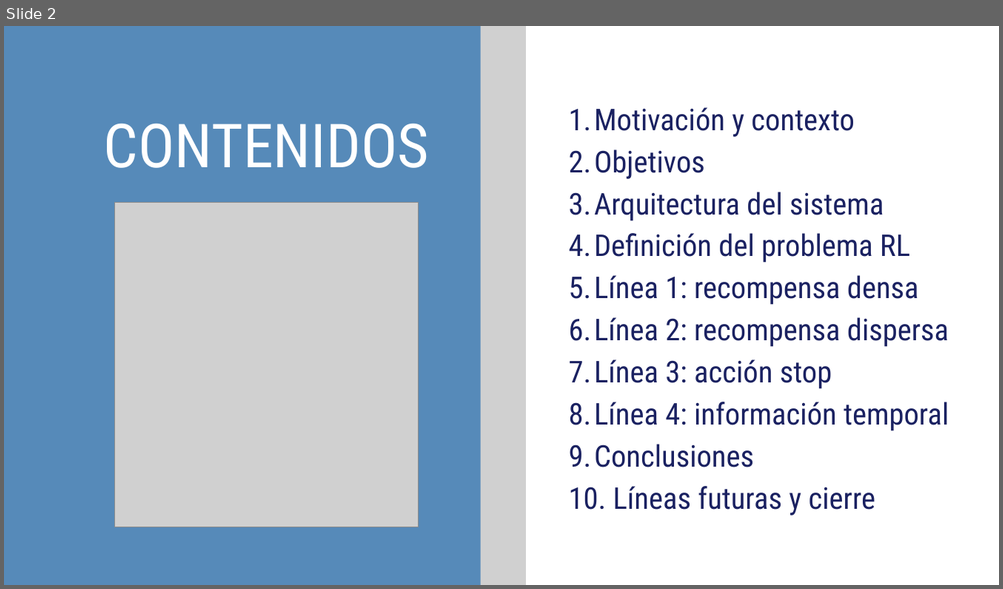
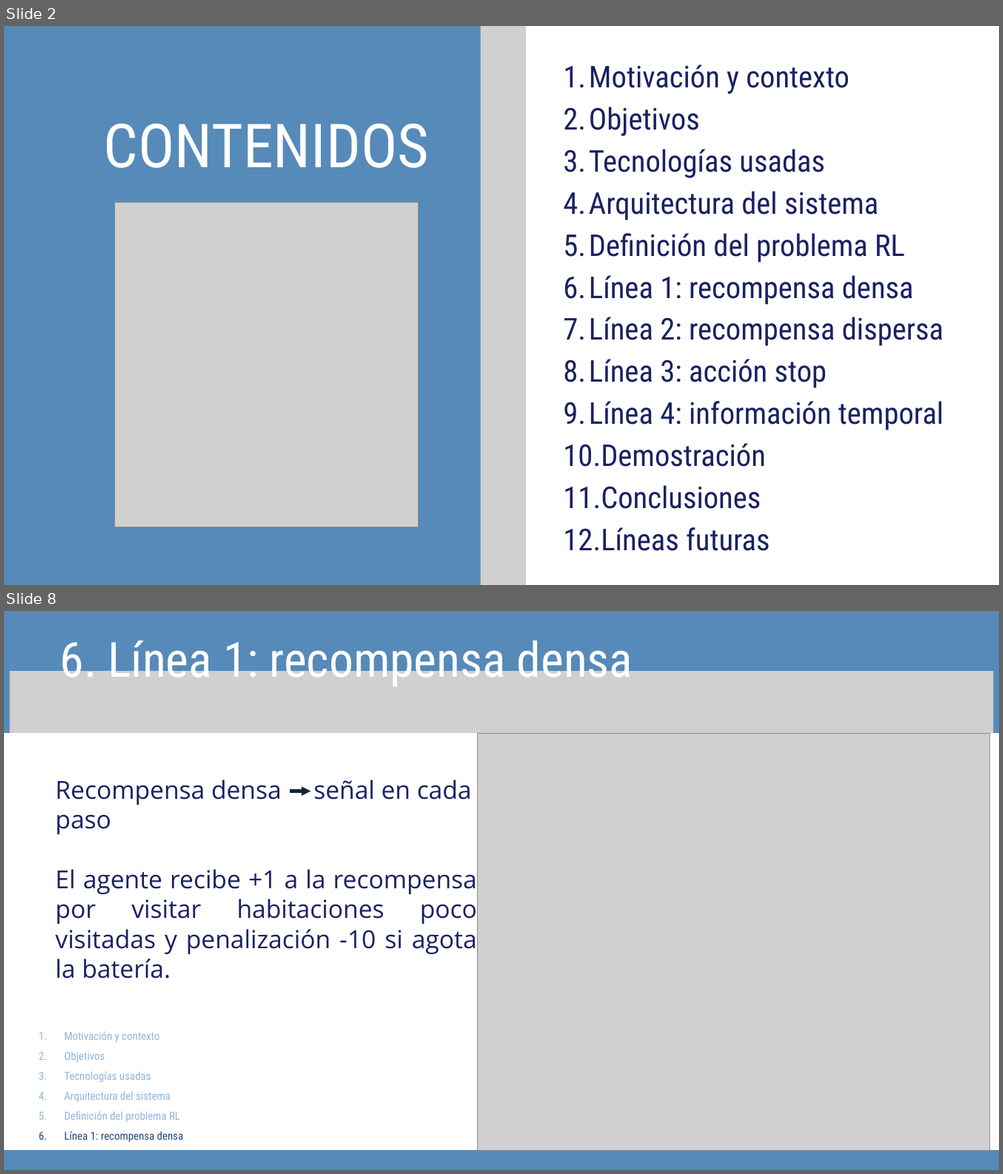
Before and after one commit to davidsolero/TFG-Coppelia-Reinforcement-Learning, a slide deck: redaccion/defensa/Presentación Trabajo Final Tesis Profesional Moderna Sencilla Azul .pptx. Shown one above the other, each under a label of ours: slide 2 before the commit, slides 2 and 8 after it; the slides between them are not shown. The pictures are 1003x589 and 1003x1174 pixels, drawn with LibreOffice and Linux fonts; fonts in the diff are those of the drawing; grey boxes stand for pictures. Boxes give left, top, right and bottom in pixels: in the first picture for what was removed or moved away, otherwise in the second. Text is boxed around its words. In the diff, an @@ line names an element or a change of style, - is before the commit and + after.

```diff
--- a/redaccion/defensa/Presentación Trabajo Final Tesis Profesional Moderna Sencilla Azul .pptx
+++ b/redaccion/defensa/Presentación Trabajo Final Tesis Profesional Moderna Sencilla Azul .pptx
@@ slide 8 added at <box>4,611,999,1170</box>, background #568AB9 @@
@@ text added at <box>60,640,632,689</box>, 70.3 pt, text #FFFFFF @@
+6. Línea 1: recompensa densa
@@ picture added at <box>9,671,993,760</box> @@
@@ freeform shape added at <box>4,733,999,1150</box>, fill #FFFFFF @@
@@ picture added at <box>477,733,989,1151</box> @@
@@ text added at <box>55,780,477,979</box>, 36 pt, text #1A2161 @@
+Recompensa densa señal en cada paso
+El agente recibe +1 a la recompensa por visitar habitaciones poco visitadas y penalización -10 si agota la batería.
@@ arrow added from (290, 791) to (311, 791), #0F243E 4.5 pt @@
@@ text added at <box>64,1032,183,1142</box>, 16 pt, text #8EB4E3 @@
+  1. Motivación y contexto
+  2. Objetivos
+  3. Tecnologías usadas
+  4. Arquitectura del sistema
+  5. Definición del problema RL
+  6. Línea 1: recompensa densa
@@ slide 2 changed as well @@
@@ freeform shape at <box>525,26,999,585</box>: outline redrawn @@
@@ text "Motivación y contexto": place and size @@
-text "Motivación y contexto" at <box>569,107,948,516</box>
+text "Motivación y contexto" at <box>563,64,943,551</box>
@@ text at <box>563,149,825,178</box>: paragraph added @@
+  3. Tecnologías usadas
@@ text at <box>563,443,765,467</box>: paragraph added @@
+  10. Demostración
@@ text at <box>563,528,770,551</box>: text changed @@
-  10. Líneas futuras y cierre
+  12. Líneas futuras
```
Also in this commit, not shown: 6 other slides changed, 11 other slides added, 8 slides removed.
